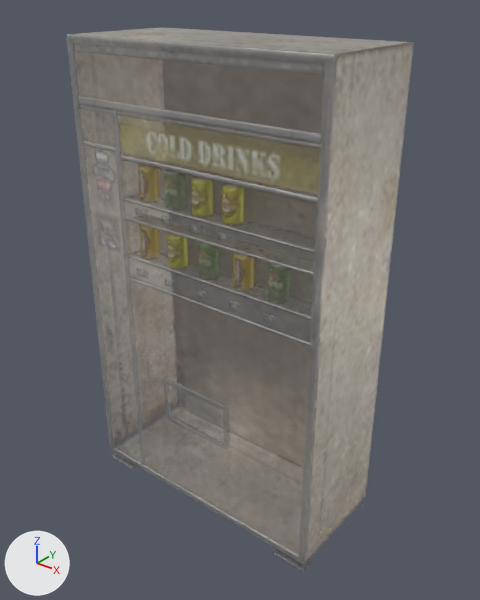
Renders of the FBX model Framework/Client/Bin/Resources/Models/Map/Prop/MapObject/sm24/sm24_001_vendingmachine01a.fbx from each side of a commit.
One viewpoint serves both versions: a camera (50 mm lens) standing at (0.0165, -0.0203, 0.0223) and looking at (0.0005, -0.0003, 0.0098). Every picture has the same lights, and +X, +Y and +Z are marked at lower left. Where no turn or scale is listed for an object, it has been applied to the vertices.

Names of what the first picture shows: 'LOD_1_Group_0_Sub_1__sm24_001_VendingMachine01A_A_Mat'.
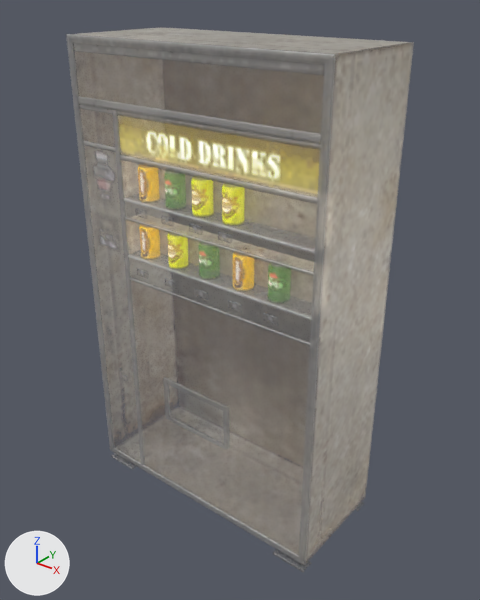
Edits to the bpy script that builds the scene:
```text
Add img_sm24_001_vendingmachine01a_a_atos_dds:
    img_sm24_001_vendingmachine01a_a_atos_dds = load_image('sm24_001_vendingmachine01a_a_atos.dds', 'sm24_001_vendingmachine01a_a_atos.dds', 512, 512, 'Non-Color')
Add img_sm24_001_vendingmachine01a_a_emi_dds:
    img_sm24_001_vendingmachine01a_a_emi_dds = load_image('sm24_001_VendingMachine01A_A_EMI.dds', 'sm24_001_VendingMachine01A_A_EMI.dds', 256, 256, 'sRGB')
Change mat_sm24_001_vendingmachine01a_a_mat:
    remove # nodes: BsdfPrincipled, NormalMap, OutputMaterial, TexImage x3
    nodes: BsdfPrincipled, NormalMap, OutputMaterial, TexImage x5
    uses the picture img_sm24_001_vendingmachine01a_a_atos_dds
    uses the picture img_sm24_001_vendingmachine01a_a_emi_dds
```

Boxes [x1, y1, x2, y2] around the edits, measured in the pictures (480 x 600 px):
'LOD_1_Group_0_Sub_1__sm24_001_VendingMachine01A_A_Mat', surface changed
    both: [115, 74, 335, 443]
